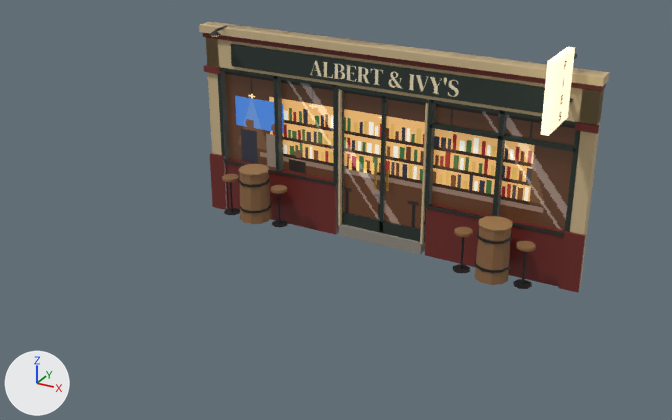
What one commit did to the glTF model art/models/props/venues/albert_ivys.glb.
One viewpoint serves both versions: a camera (50 mm lens) standing at (6.89, -14.42, 7.41) and looking at (0.08, -2.04, 1.21). Lighting does not change. The marker at lower left points along +X, +Y and +Z. The picture after the commit comes second. Objects named as collision shapes, trigger or cutter boxes, shadow casters or lower levels of detail are left out. Vertices at exactly the same position are counted once.

Names of what the first picture shows: 'AlbertIvys'.
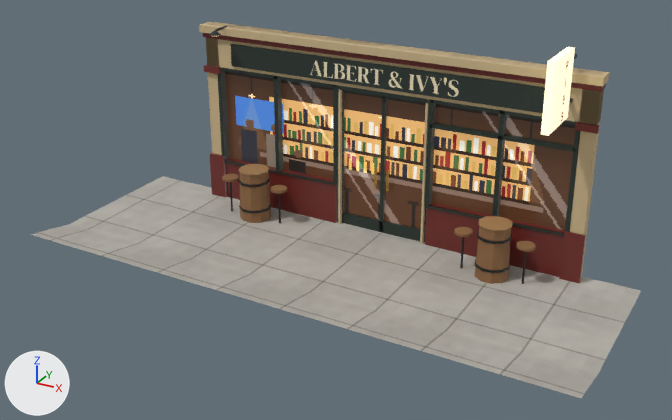
Where the change shows, as pixel boxes [x1, y1, x2, y2] in the pictures (672 x 420 px):
```json
{"object": "AlbertIvys", "change": "reshaped", "before": [199, 21, 609, 293], "after": [31, 21, 641, 398], "on screen": "49% wider, 38% taller"}
{"part": 1, "of": "me_albertivys", "change": "added", "after": [31, 176, 641, 398]}
{"part": 2, "of": "me_albertivys", "change": "recoloured", "before": [559, 61, 567, 121], "after": [561, 61, 569, 122]}
```

Scene script edits in JSON lines:
```json
{"op": "add", "block": "img_sidewalk", "code": ["img_sidewalk = load_image('sidewalk', '_unpacked/sidewalk', 64, 64, 'sRGB')"]}
{"op": "add", "block": "mat_vn_pave", "code": ["mat_vn_pave = principled_material('VN_Pave')", "mat_vn_pave.texture = img_sidewalk", "mat_vn_pave.roughness = 0.95"]}
{"op": "add", "block": "mat_vn_glow_bladeink_albert_ivys", "code": ["mat_vn_glow_bladeink_albert_ivys = principled_material('VN_Glow_bladeink_albert_ivys')", "mat_vn_glow_bladeink_albert_ivys.base_color = (0.156, 0.0232, 0.0194)  # dark red #6e2a26", "mat_vn_glow_bladeink_albert_ivys.roughness = 0.6", "mat_vn_glow_bladeink_albert_ivys.emission_color = (0.156, 0.0232, 0.0194)  # dark red #6e2a26", "mat_vn_glow_bladeink_albert_ivys.emission_strength = 1.0"]}
{"block": "me_albertivys", "where": "# used by ob_albertivys; location = (0.0, 0.0, 0.0)"}
{"op": "remove", "block": "me_albertivys", "code": "me_albertivys.from_pydata(...)  # 1778 vertices, 2210 faces; spans x -3.8..3.8, y -1.52..0.0, z -0.21..4.0"}
{"op": "add", "block": "me_albertivys", "code": "me_albertivys.from_pydata(...)  # 1967 vertices, 2530 faces; spans x -5.25..4.75, y -3.75..0.0, z -0.21..4.0"}
{"block": "me_albertivys", "change": "me_albertivys part 1: a new loose piece of 189 vertices spanning x -5.25..4.75, y -3.75..0.0, z -0.05..0.26, in mat_vn_pave (picture img_sidewalk)"}
{"block": "me_albertivys", "change": "me_albertivys part 2: 284 faces spanning x 3.2..3.4, y -1.07..-0.97, z 2.98..3.92 switch from mat_vn_bladeink_albert_ivys (dark red #6e2a26) to mat_vn_glow_bladeink_albert_ivys (dark red #6e2a26, glowing dark red #6e2a26)"}
{"block": "me_albertivys", "change": "other edits to the shape of me_albertivys do not show in these pictures"}
{"op": "add", "block": "me_albertivys", "code": "me_albertivys.materials.append(mat_vn_pave)  # picture img_sidewalk"}
```
